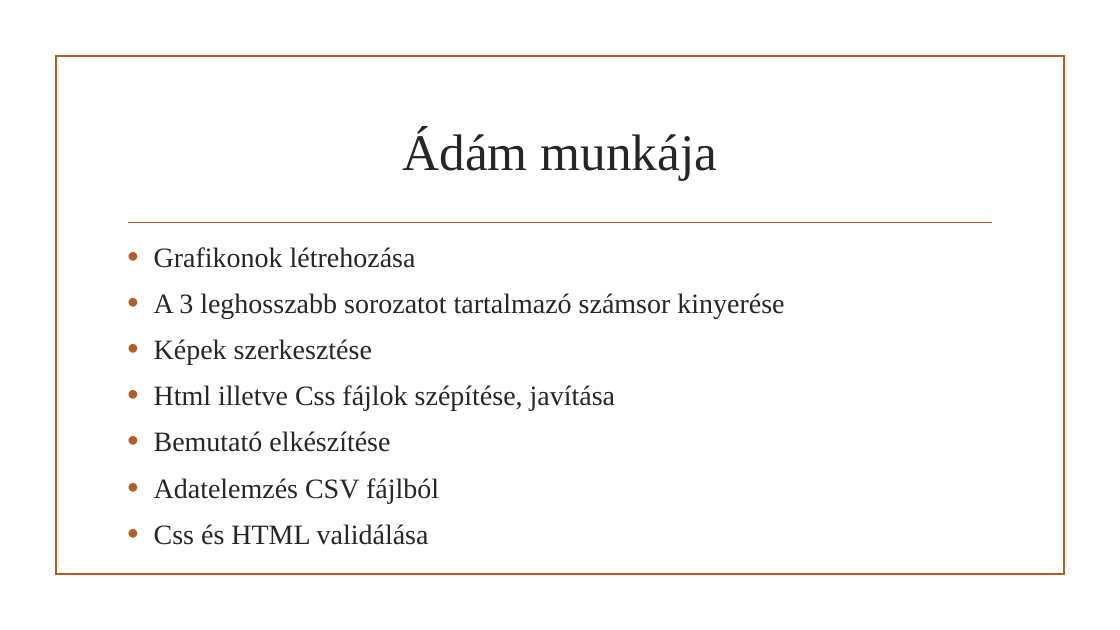
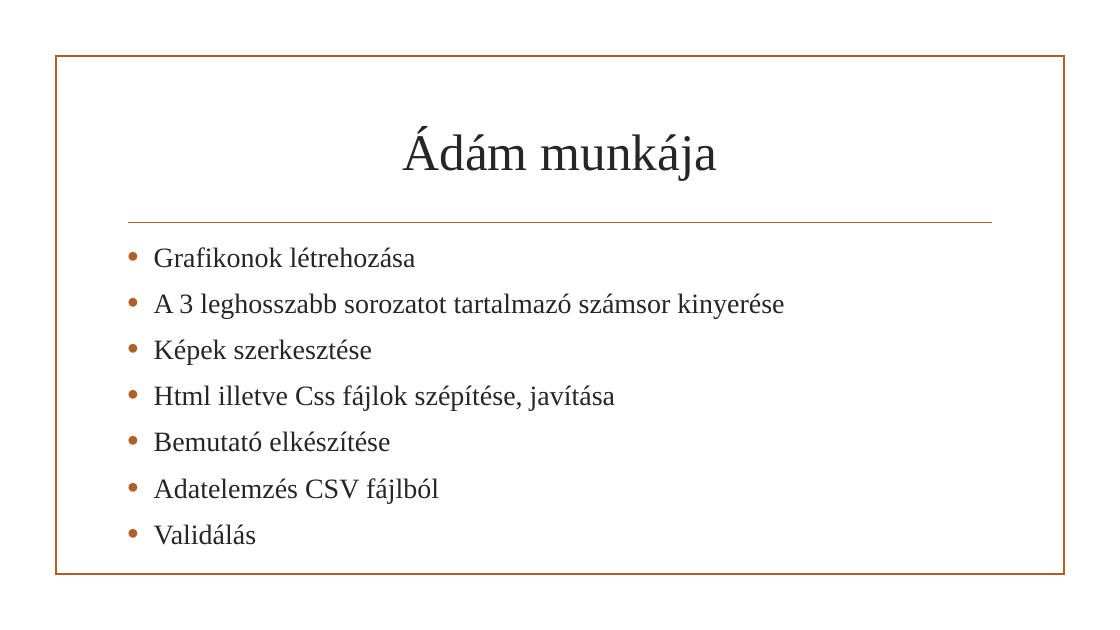
Before and after one commit to baranyidaniel/IKTProjwPeter, a slide deck: slide 2 of IKTProjwPeter.pptx. Drawn at 1120x630 pixels with LibreOffice and Linux fonts; fonts in the diff are those of the drawing; background and template pictures are left out. Boxes give left, top, right and bottom in pixels: in the first picture for what was removed or moved away, otherwise in the second. Text is boxed around its words. In the diff, an @@ line names an element or a change of style, - is before the commit and + after.

Commit message:
ppt vegleges

```diff
--- a/IKTProjwPeter.pptx
+++ b/IKTProjwPeter.pptx
@@ text at (x1=154, y1=524, x2=257, y2=545): text changed @@
-• Css és HTML validálása
+• Validálás
```
